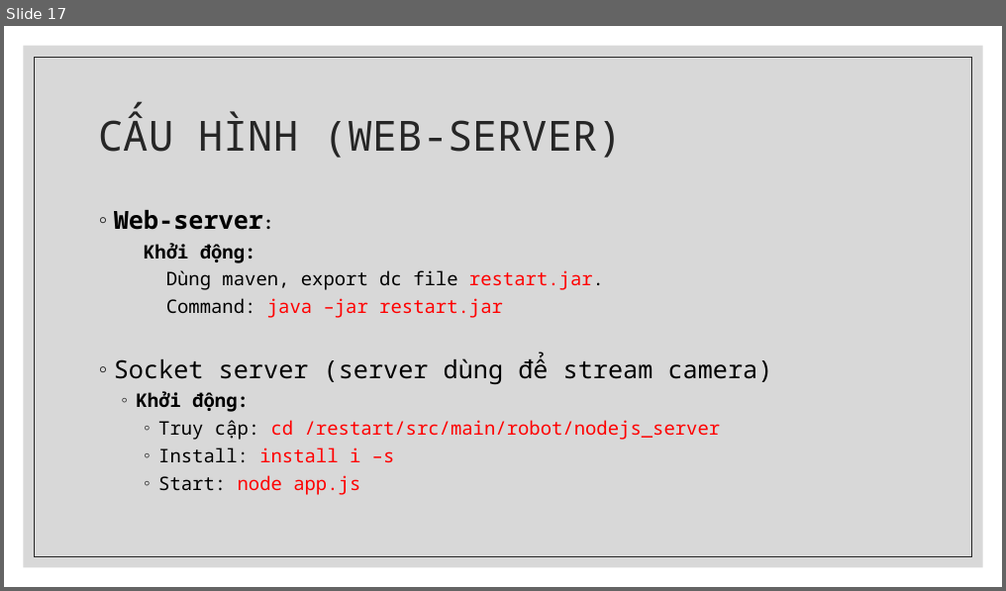
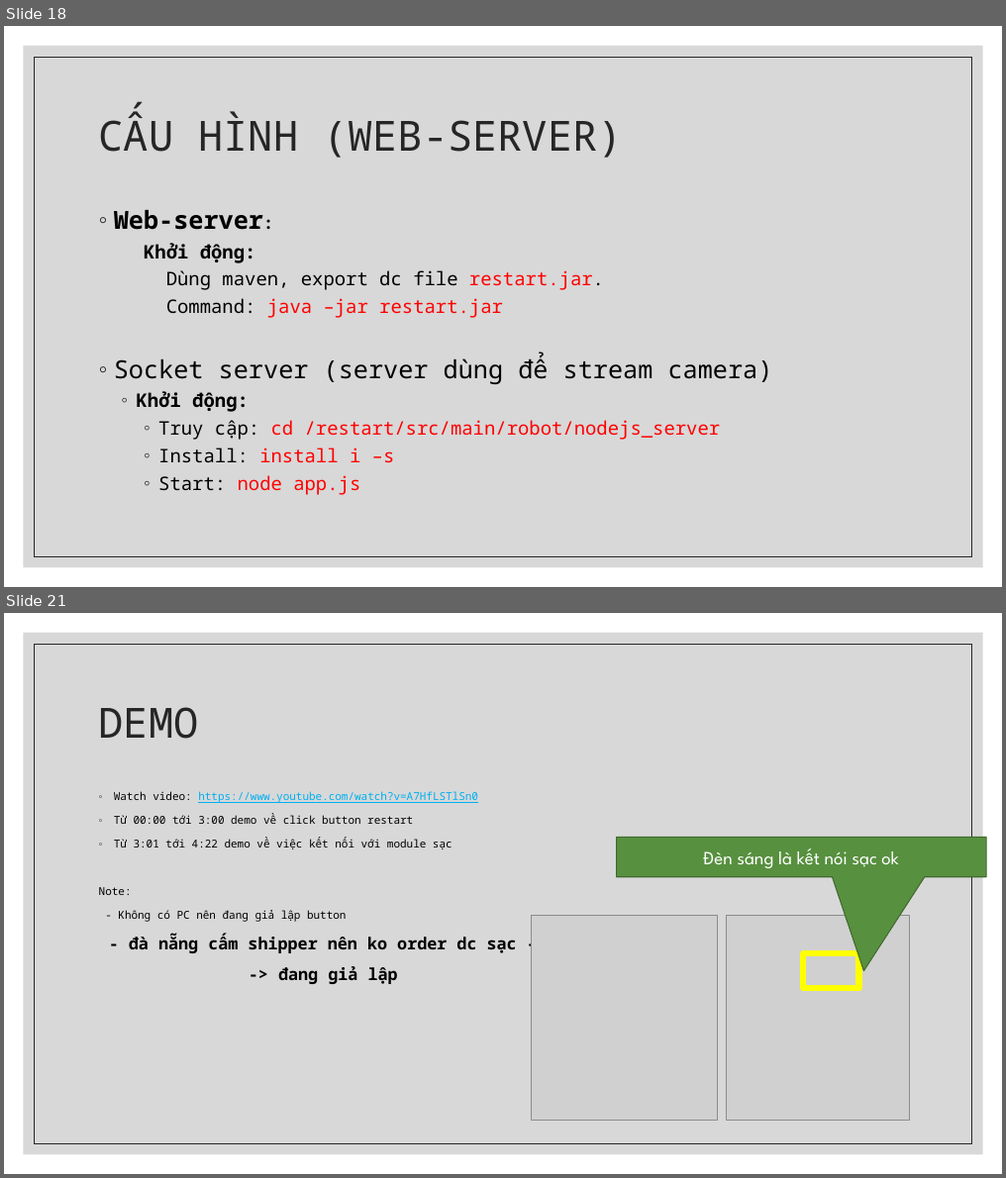
Before and after one commit to chet7h/restart_computer, a slide deck: Restart Computer.pptx. Shown one above the other, each under a label of ours: slide 17 before the commit, slides 18 and 21 after it; the slides between them are not shown. The pictures are 1006x591 and 1006x1178 pixels, drawn with LibreOffice and Linux fonts; fonts in the diff are those of the drawing; grey boxes stand for pictures. Boxes give left, top, right and bottom in pixels: in the first picture for what was removed or moved away, otherwise in the second. Text is boxed around its words. In the diff, an @@ line names an element or a change of style, - is before the commit and + after.

```diff
--- a/Restart Computer.pptx
+++ b/Restart Computer.pptx
@@ slide 21 added at box(4, 613, 1002, 1174), background #FFFFFF; not listed: 2 template elements that a slide beside it also shows @@
@@ title added at box(99, 707, 199, 739), 40 pt, text #262626 @@
+DEMO
@@ text added at box(99, 791, 517, 984), 10.5 pt, text #000000 @@
+◦ Watch video: https://www.youtube.com/watch?v=A7HfLSTlSn0
+◦ Từ 00:00 tới 3:00 demo về click button restart
+◦ Từ 3:01 tới 4:22 demo về việc kết nối với module sạc
+Note:
+- Không có PC nên đang giả lập button
+- đà nẵng cấm shipper nên ko order dc sạc ->
+-> đang giả lập
@@ speech box added at box(617, 838, 986, 877), fill #57903F, outline #406B2F 1 pt, 18 pt, text #FFFFFF @@
+Đèn sáng là kết nói sạc ok
@@ picture added at box(531, 916, 718, 1121) @@
@@ picture added at box(727, 916, 910, 1121) @@
@@ rectangle added at box(804, 954, 859, 989), outline #FFFF00 5.75 pt @@
@@ what was slide 17 is now slide 18 @@
```
Also in this commit, not shown: 9 slides changed, 1 other slide added.
